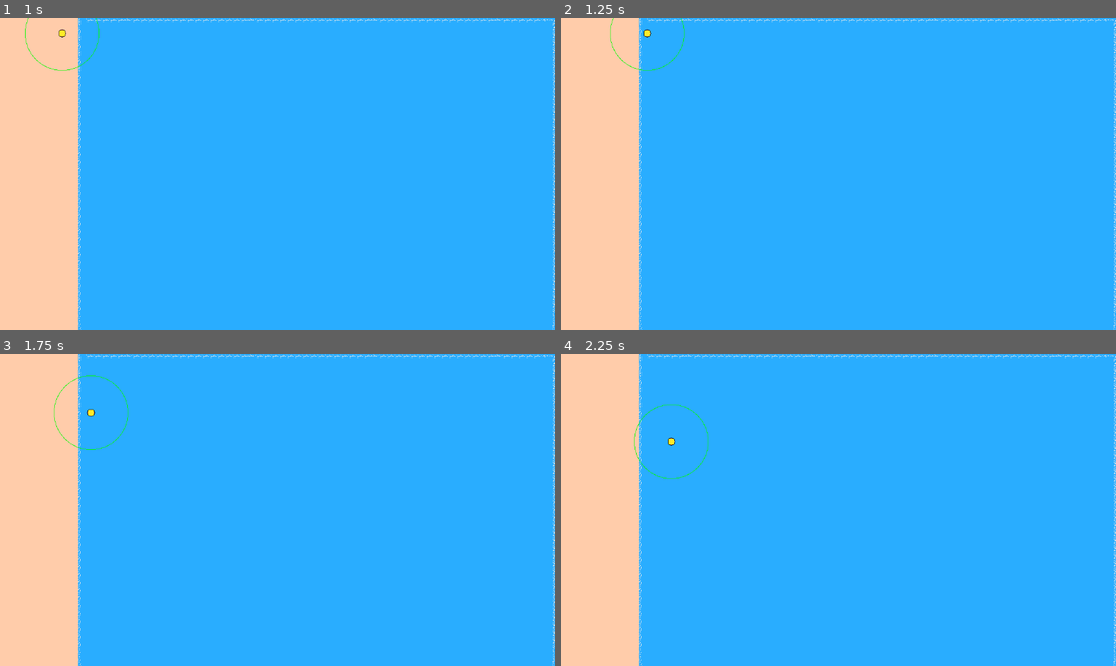
Above: before the commit, frames 1-4 (two rows, left to right).
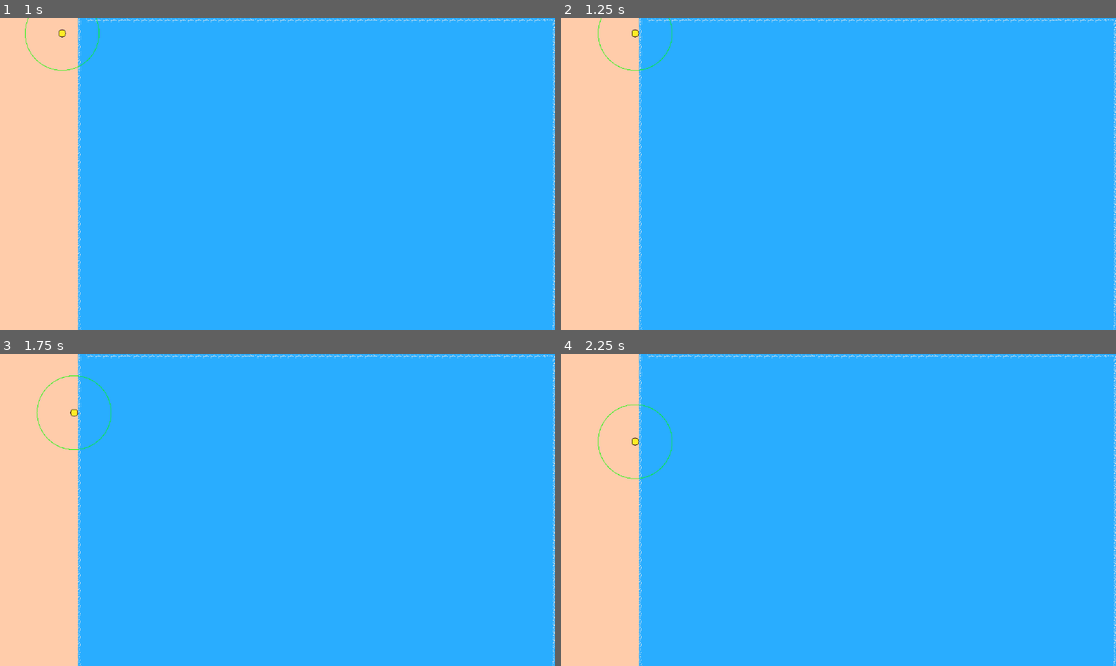
Above: after the commit, the same moments.

Repository: SamanAshoori/Godot_Fishing_System
Game: Godot game, scene res://Scenes/level.tscn
Same seed, same stepped clock (60 frames per second), same inputs: the game is played once before the commit and once after it.
Inputs:
- Up to frame 1 (1 s): tap Enter at 0.5 s; hold D (move_right) from 0.53 s (still down)
- Up to frame 2 (1.25 s): keep holding D (move_right)
- Up to frame 3 (1.75 s): release D (move_right) at 1.28 s; hold S (move_down) from 1.28 s (still down)
- Up to frame 4 (2.25 s): release S (move_down) at 2.03 s; hold D (move_right) from 2.03 s (still down)

Frame 1 is identical in both runs. In frame 2, 0.2% of the frame differs, in the area x 6-23%, y 0-17%; in frame 3, 0.3%; in frame 4, 0.3%, in the area x 6-27%, y 16-41%.

Commit message:
Changed Area2d to staticbody
Now the player cant get onto the water area

Diff:
--- a/Scenes/level.tscn
+++ b/Scenes/level.tscn
@@ -189,7 +189,7 @@
 position = Vector2(29, 102)
 platform_wall_layers = 2
 
-[node name="Water" type="Area2D" parent="."]
+[node name="Water" type="StaticBody2D" parent="."]
 position = Vector2(649, 399)
 
 [node name="CollisionShape2D" type="CollisionShape2D" parent="Water"]
--- a/Scenes/player.tscn
+++ b/Scenes/player.tscn
@@ -48,7 +48,6 @@
 radius = 77.026
 
 [node name="Player" type="CharacterBody2D"]
-motion_mode = 1
 script = ExtResource("1_fkybt")
 
 [node name="Sprite2D" type="AnimatedSprite2D" parent="."]
@@ -60,7 +59,7 @@
 
 [node name="fish_catching_area" type="Area2D" parent="."]
 collision_layer = 0
-collision_mask = 2
+collision_mask = 4
 
 [node name="CollisionShape2D" type="CollisionShape2D" parent="fish_catching_area"]
 scale = Vector2(0.936421, 1)
